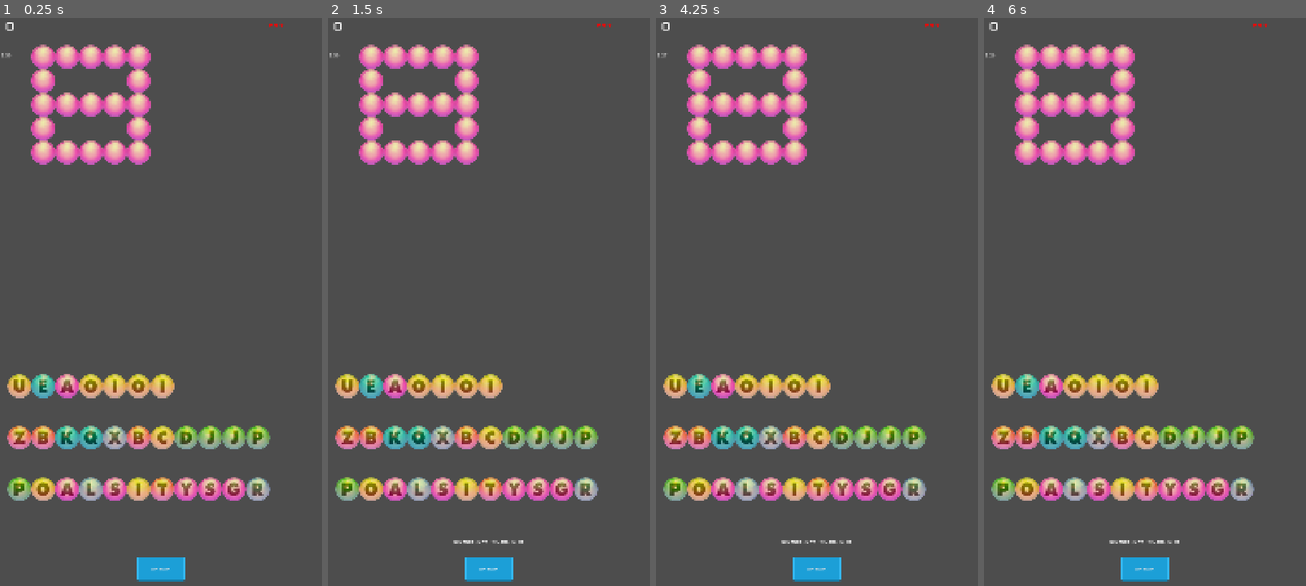
Above: before the commit, frames 1-4 (left to right).
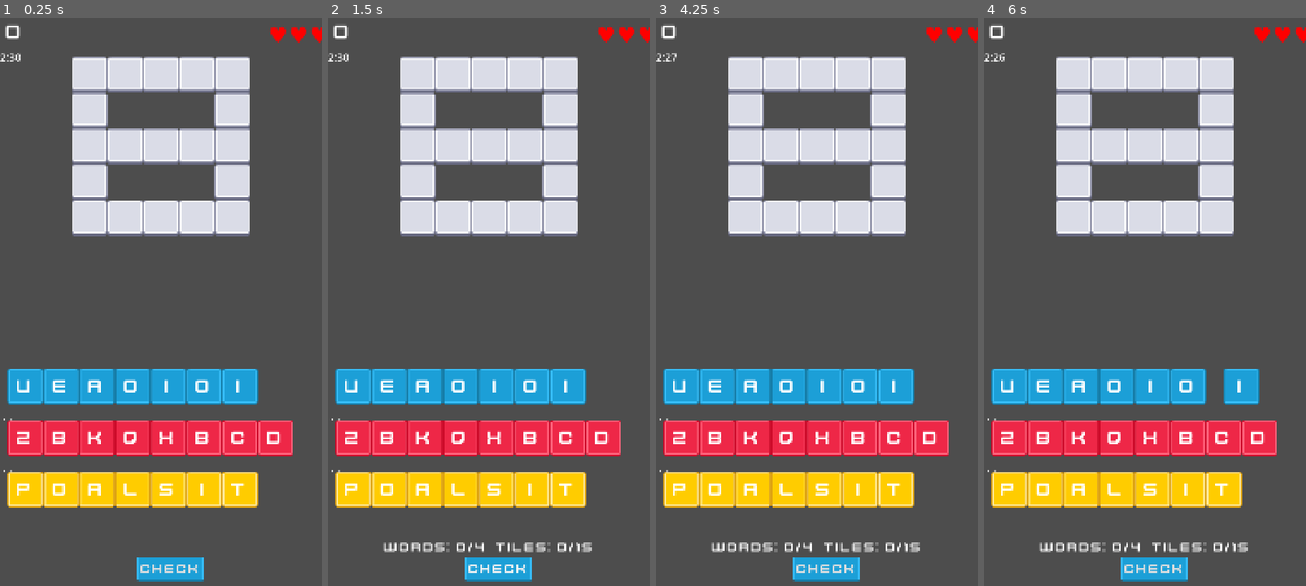
Above: after the commit, the same moments.

Repository: kieranmckey/graphemeG
Game: Godot game, scene res://scenes/game_level.tscn
Same seed, same stepped clock (60 frames per second), same inputs: the game is played once before the commit and once after it.
Inputs (mouse positions are in pixels of both pictures, inside the frame that each line leads up to):
- Up to frame 1 (0.25 s): no input
- Up to frame 2 (1.5 s): click "CHECK" at 0.5 s; click "CHECK" at 1.25 s
- Up to frame 3 (4.25 s): click "CHECK" at 2 s; tap Enter at 2.75 s; move the mouse to (887, 273) at 2.77 s; click (887, 273) at 2.92 s; tap Space at 3.5 s; drag from (752, 330) to (800, 415) at 3.52 s
- Up to frame 4 (6 s): tap Enter at 4.25, 5.75 s; move the mouse to (1177, 171) at 4.27 s; click (1177, 171) at 4.42 s; tap Space at 5 s; drag from (1128, 415) to (1048, 216) at 5.02 s; move the mouse to (1241, 387) at 5.77 s; click (1241, 387) at 5.92 s

The runs differ from the first frame. In frame 1, 32% of the frame differs, in the area x 0-100%, y 0-100%; in frame 2, 33%; in frame 3, 33%; in frame 4, 33%.

Commit message:
udated sprites

Diff:
--- a/scenes/components/hud.tscn
+++ b/scenes/components/hud.tscn
@@ -14,7 +14,7 @@
 
 [node name="ScoreLabel" type="Label" parent="ScoreContainer"]
 text = "0"
-theme_override_font_sizes/font_size = 40
+theme_override_font_sizes/font_size = 72
 
 [node name="LivesContainer" type="HBoxContainer" parent="."]
 anchor_left = 1.0
@@ -50,10 +50,10 @@
 anchor_right = 1.0
 anchor_top = 0.5
 anchor_bottom = 0.5
-offset_top = -25.0
-offset_bottom = 25.0
+offset_top = -40.0
+offset_bottom = 40.0
 horizontal_alignment = 1
-theme_override_font_sizes/font_size = 28
+theme_override_font_sizes/font_size = 40
 
 [node name="LevelEndPanel" type="Control" parent="."]
 visible = false
--- a/scenes/components/timer_bar.tscn
+++ b/scenes/components/timer_bar.tscn
@@ -21,7 +21,8 @@
 anchor_top = 0.5
 anchor_right = 1.0
 anchor_bottom = 0.5
-offset_top = -16.0
-offset_bottom = 16.0
+offset_top = -20.0
+offset_bottom = 20.0
 horizontal_alignment = 1
 vertical_alignment = 1
+theme_override_font_sizes/font_size = 36
--- a/scenes/main_menu.tscn
+++ b/scenes/main_menu.tscn
@@ -32,8 +32,8 @@
 anchor_right = 1.0
 anchor_bottom = 0.45
 offset_top = -30.0
-offset_bottom = 50.0
-theme_override_font_sizes/font_size = 28
+offset_bottom = 90.0
+theme_override_font_sizes/font_size = 40
 text = "Best score: 0"
 horizontal_alignment = 1
 
@@ -47,5 +47,5 @@
 offset_top = -40.0
 offset_right = 120.0
 offset_bottom = 40.0
-theme_override_font_sizes/font_size = 36
+theme_override_font_sizes/font_size = 52
 text = "PLAY"
--- a/scripts/constants.gd
+++ b/scripts/constants.gd
@@ -8,9 +8,9 @@
 const MAX_LEVELS: int = 10
 const BORDER_SIZE: float = 25.0
 const LEVEL_MAP_SIZE: int = 7
-const WORLD_TILE_SIZE: float = 80.0
-const MAP_SIZE: float = LEVEL_MAP_SIZE * WORLD_TILE_SIZE  # 560.0
-const LETTER_SCALE: float = WORLD_TILE_SIZE / 64.0        # 64px source → 80px logical
+const WORLD_TILE_SIZE: float = 120.0
+const MAP_SIZE: float = LEVEL_MAP_SIZE * WORLD_TILE_SIZE  # 840.0
+const LETTER_SCALE: float = WORLD_TILE_SIZE / 64.0        # 64px source → 120px logical
 const PLAY_AREA_Y: float = 0.35  # fraction of viewport height where sliders begin (from bottom)
 const START_LIVES: int = 3
 const START_TIMER_SECONDS: int = 150  # 2 min 30 sec
@@ -22,6 +22,10 @@
 const LETTERS_DIR: String = "res://assets/letters/"
 const FONT_PATH: String = "res://assets/fonts/Kenney Future.ttf"
 const UI_BUTTON_PATH: String = "res://assets/ui/button_rectangle_flat.png"
+const GRAPHEME_TILES_DIR: String = "res://assets/grapheme_tiles/"
+const GRID_TILES_DIR: String = "res://assets/grid_tiles/"
+const GRAPHEME_TILE_FONT_SIZE: int = 68
+const UI_FONT_SIZE: int = 48
 const WORDS_LIST_PATH: String = "res://data/words7.txt"
 const GRAPHEME_FREQ_PATH: String = "res://data/grapheme_frequencies.json"
 const TILE_MAPS_PATH: String = "res://data/tile_maps.json"
--- a/scripts/game_level.gd
+++ b/scripts/game_level.gd
@@ -4,11 +4,8 @@
 ## Scene: res://scenes/game_level.tscn
 extends Node2D
 
-# Grid origin: top-left tile centre, matching the SpriteKit layout
-# (SpriteKit Y-up → Godot Y-down: grid anchor moves from top-right to top-left)
-const GRID_ORIGIN := Vector2(
-    Constants.BORDER_SIZE + Constants.WORLD_TILE_SIZE * 0.5,
-    Constants.BORDER_SIZE + Constants.WORLD_TILE_SIZE * 0.5)
+# Grid origin computed at runtime to centre the grid horizontally
+var _grid_origin: Vector2
 
 # ── State ─────────────────────────────────────────────────────────────────────
 
@@ -31,6 +28,10 @@
 # ── Lifecycle ─────────────────────────────────────────────────────────────────
 
 func _ready() -> void:
+    var vp_w := get_viewport_rect().size.x
+    _grid_origin = Vector2(
+        (vp_w - Constants.MAP_SIZE) * 0.5 + Constants.WORLD_TILE_SIZE * 0.5,
+        Constants.BORDER_SIZE + Constants.WORLD_TILE_SIZE * 0.5)
     _start_level()
 
 func _start_level() -> void:
@@ -40,7 +41,7 @@
     _setup_timer()
 
 func _build_grid() -> void:
-    _grid.build(GRID_ORIGIN)
+    _grid.build(_grid_origin)
 
 func _connect_hud() -> void:
     _hud.update_lives(_lives_left)
--- a/scripts/grapheme.gd
+++ b/scripts/grapheme.gd
@@ -45,21 +45,28 @@
     for child in _letters_root.get_children():
         child.queue_free()
 
+    var tile_tex: Texture2D = _tile_texture_for_type(grapheme_type)
+    var font: Font = load(Constants.FONT_PATH)
+
     for i in range(length):
-        var ch := text[i].to_lower()
-        var path := Constants.LETTERS_DIR + ch + ".png"
-        var sprite := Sprite2D.new()
-        if ResourceLoader.exists(path):
-            sprite.texture = load(path)
-        sprite.scale = Vector2(Constants.LETTER_SCALE, Constants.LETTER_SCALE)
-        sprite.position = Vector2(i * Constants.WORLD_TILE_SIZE, 0.0)
-        _letters_root.add_child(sprite)
+        var cell := LetterCell.new()
+        cell.position = Vector2(i * Constants.WORLD_TILE_SIZE, 0.0)
+        cell.setup(text[i].to_upper(), tile_tex, font, Constants.GRAPHEME_TILE_FONT_SIZE)
+        _letters_root.add_child(cell)
 
     if _score_label:
         _score_label.text = str(score)
         _score_label.position = Vector2(
             length * Constants.WORLD_TILE_SIZE - Constants.WORLD_TILE_SIZE,
             -(Constants.WORLD_TILE_SIZE * 0.5))
+
+func _tile_texture_for_type(t: Constants.GraphemeType) -> Texture2D:
+    var name: String
+    match t:
+        Constants.GraphemeType.VOWEL:     name = "tile_vowel.png"
+        Constants.GraphemeType.CONSONANT: name = "tile_consonant.png"
+        _:                                name = "tile_morpheme.png"
+    return load(Constants.GRAPHEME_TILES_DIR + name)
 
 # ── Direction / Rotation ──────────────────────────────────────────────────────
 
--- a/scripts/hud.gd
+++ b/scripts/hud.gd
@@ -43,8 +43,11 @@
     for node in _collect_nodes(self):
         if node is Label:
             node.add_theme_font_override("font", font)
+            if not node.has_theme_font_size_override("font_size"):
+                node.add_theme_font_size_override("font_size", Constants.UI_FONT_SIZE)
         elif node is Button:
             node.add_theme_font_override("font", font)
+            node.add_theme_font_size_override("font_size", Constants.UI_FONT_SIZE)
             if btn_tex:
                 node.add_theme_stylebox_override("normal", btn_style)
                 node.add_theme_stylebox_override("hover",  btn_style)
@@ -73,6 +76,7 @@
         var lbl := Label.new()
         lbl.text = "♥"
         lbl.add_theme_color_override("font_color", Color.RED)
+        lbl.add_theme_font_size_override("font_size", 72)
         _lives_row.add_child(lbl)
 
 # ── Progress label (words / tiles) ───────────────────────────────────────────
--- /dev/null
+++ b/scripts/letter_cell.gd
@@ -0,0 +1,28 @@
+## letter_cell.gd
+## One letter tile — Kenney square background + Label overlay centred in _ready().
+class_name LetterCell
+extends Node2D
+
+var _label: Label
+
+func setup(ch: String, tile_tex: Texture2D, font: Font, font_size: int) -> void:
+	var bg := Sprite2D.new()
+	bg.texture = tile_tex
+	bg.scale = Vector2(Constants.LETTER_SCALE, Constants.LETTER_SCALE)
+	add_child(bg)
+
+	_label = Label.new()
+	_label.text = ch
+	_label.add_theme_font_override("font", font)
+	_label.add_theme_font_size_override("font_size", font_size)
+	_label.add_theme_color_override("font_color", Color.WHITE)
+	_label.horizontal_alignment = HORIZONTAL_ALIGNMENT_CENTER
+	_label.vertical_alignment = VERTICAL_ALIGNMENT_CENTER
+	add_child(_label)
+
+func _ready() -> void:
+	# Size the label AFTER entering the tree so the layout system doesn't reset it.
+	if _label:
+		var hw := Constants.WORLD_TILE_SIZE * 0.5
+		_label.position = Vector2(-hw, -hw)
+		_label.size = Vector2(Constants.WORLD_TILE_SIZE, Constants.WORLD_TILE_SIZE)
--- a/scripts/tile.gd
+++ b/scripts/tile.gd
@@ -27,15 +27,14 @@
 
 @onready var _sprite: Sprite2D = $TileSprite
 
-# Blank orb texture per state
 const _TEXTURE_MAP := {
-    Constants.TileState.IDLE:             "Blank01.png",
-    Constants.TileState.SELECTED:         "Blank02.png",
-    Constants.TileState.FILLED:           "Blank03.png",
-    Constants.TileState.VALIDATED:        "Blank04.png",
-    Constants.TileState.INVALID:          "Blank05.png",
-    Constants.TileState.DISABLED:         "Blank06.png",
-    Constants.TileState.INVALID_DISABLED: "Blank06.png",
+    Constants.TileState.IDLE:             "grid_idle.png",
+    Constants.TileState.SELECTED:         "grid_selected.png",
+    Constants.TileState.FILLED:           "grid_filled.png",
+    Constants.TileState.VALIDATED:        "grid_validated.png",
+    Constants.TileState.INVALID:          "grid_invalid.png",
+    Constants.TileState.DISABLED:         "grid_idle.png",
+    Constants.TileState.INVALID_DISABLED: "grid_invalid.png",
 }
 
 func _ready() -> void:
@@ -65,8 +64,8 @@
 func _update_texture() -> void:
     if not _sprite:
         return
-    var tex_name: String = _TEXTURE_MAP.get(tile_state, "Blank01.png")
-    var path := Constants.LETTERS_DIR + tex_name
+    var tex_name: String = _TEXTURE_MAP.get(tile_state, "grid_idle.png")
+    var path := Constants.GRID_TILES_DIR + tex_name
     if ResourceLoader.exists(path):
         _sprite.texture = load(path)
         _sprite.scale = Vector2(Constants.LETTER_SCALE, Constants.LETTER_SCALE)
Binary file added: assets/grapheme_tiles/tile_consonant.png
Not shown, added: assets/grapheme_tiles/tile_consonant.png.import
Binary file added: assets/grapheme_tiles/tile_morpheme.png
Not shown, added: assets/grapheme_tiles/tile_morpheme.png.import
Binary file added: assets/grapheme_tiles/tile_vowel.png
Not shown, added: assets/grapheme_tiles/tile_vowel.png.import
Binary file added: assets/grid_tiles/grid_filled.png
Not shown, added: assets/grid_tiles/grid_filled.png.import
Binary file added: assets/grid_tiles/grid_idle.png
Not shown, added: assets/grid_tiles/grid_idle.png.import
Binary file added: assets/grid_tiles/grid_invalid.png
Not shown, added: assets/grid_tiles/grid_invalid.png.import
(and 7 more such lines)
